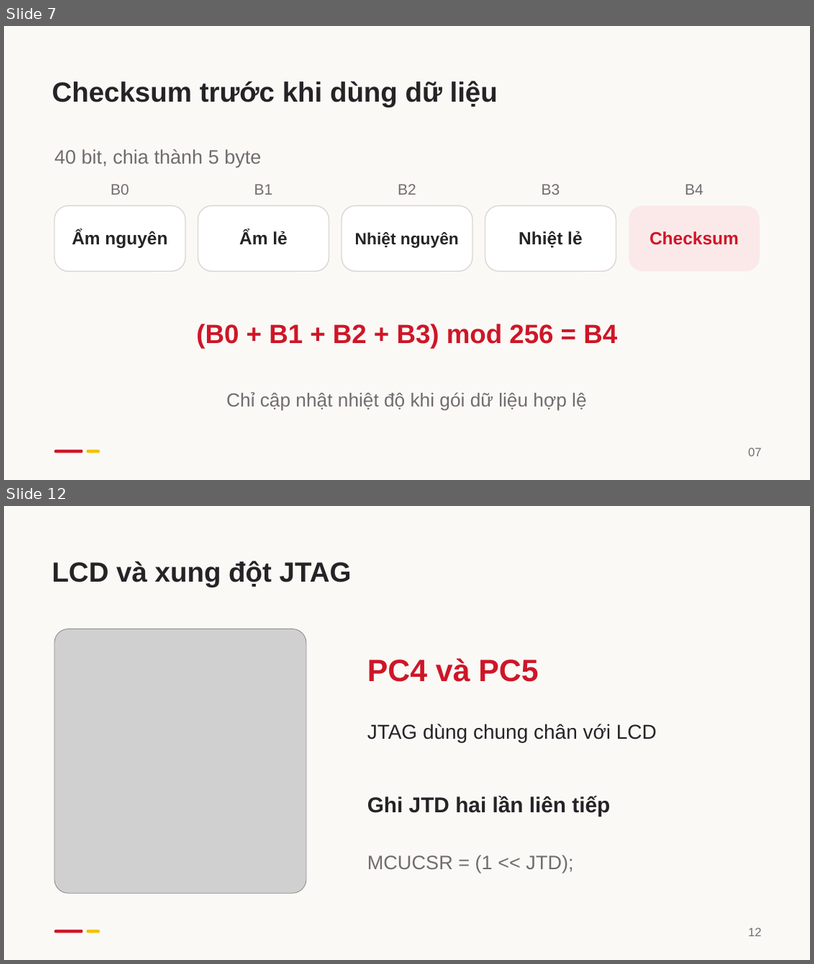
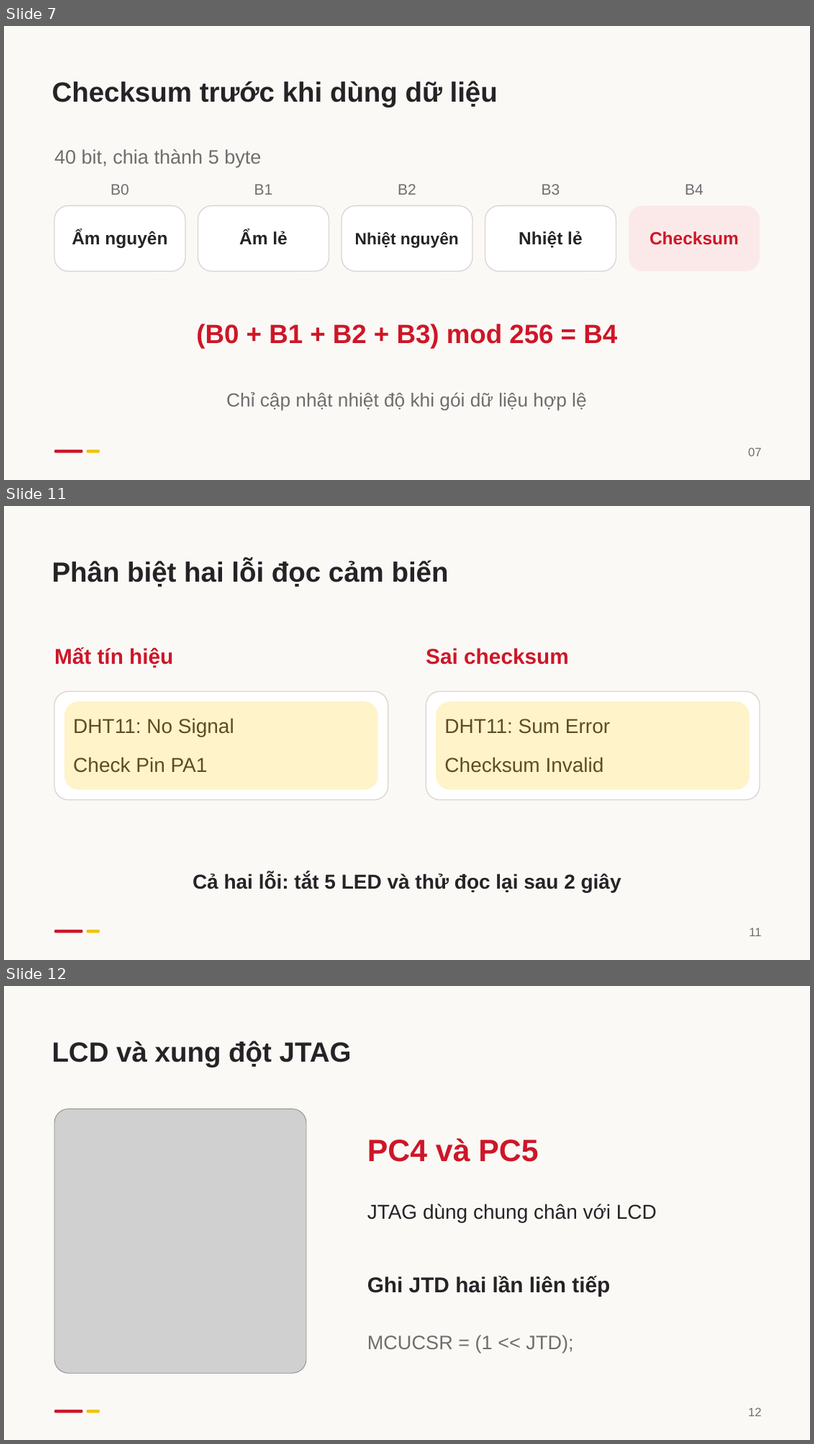
Before and after one commit to kudohieu1209/ET1-DA2, a slide deck: docs/report/slides/DA2_Bao_cao_HUST.pptx. Shown one above the other, each under a label of ours: slides 7 and 12 before the commit, slides 7, 11 and 12 after it; the slides between them are not shown. The pictures are 814x964 and 814x1444 pixels, drawn with LibreOffice and Linux fonts; fonts in the diff are those of the drawing; grey boxes stand for pictures. Boxes give left, top, right and bottom in pixels: in the first picture for what was removed or moved away, otherwise in the second. Text is boxed around its words. In the diff, an @@ line names an element or a change of style, - is before the commit and + after.

```diff
--- a/docs/report/slides/DA2_Bao_cao_HUST.pptx
+++ b/docs/report/slides/DA2_Bao_cao_HUST.pptx
@@ slide 11 added at (4, 506, 810, 960), background #FAF9F6 @@
@@ text added at (52, 560, 449, 587), 33 pt, text #262326, bold @@
+Phân biệt hai lỗi đọc cảm biến
@@ text added at (54, 647, 173, 667), 25.5 pt, text #CE1628, bold @@
+Mất tín hiệu
@@ text added at (426, 648, 569, 664), 25.5 pt, text #CE1628, bold @@
+Sai checksum
@@ rounded rectangle added at (54, 691, 388, 800), fill #FFFFFF, outline #DDD4D1 1.13 pt @@
@@ rounded rectangle added at (426, 691, 760, 800), fill #FFFFFF, outline #DDD4D1 1.13 pt @@
@@ rounded rectangle added at (64, 701, 378, 790), fill #FFF3CA @@
@@ text added at (73, 718, 234, 736), 24 pt, text #5E4D24 @@
+DHT11: No Signal
@@ rounded rectangle added at (437, 701, 751, 790), fill #FFF3CA @@
@@ text added at (445, 718, 610, 734), 24 pt, text #5E4D24 @@
+DHT11: Sum Error
@@ text added at (73, 757, 208, 772), 24 pt, text #5E4D24 @@
+Check Pin PA1
@@ text added at (445, 757, 604, 772), 24 pt, text #5E4D24 @@
+Checksum Invalid
@@ text added at (193, 872, 622, 892), 24 pt, text #262326, bold @@
+Cả hai lỗi: tắt 5 LED và thử đọc lại sau 2 giây
@@ rounded rectangle added at (54, 929, 82, 932), fill #CE1628 @@
@@ rounded rectangle added at (86, 929, 100, 932), fill #F3C108 @@
@@ text added at (749, 927, 761, 936), 14.2 pt, text #716C6D @@
+11
```
Also in this commit, not shown: 9 slides changed, 3 other slides added, 7 slides removed, 7 other files.
